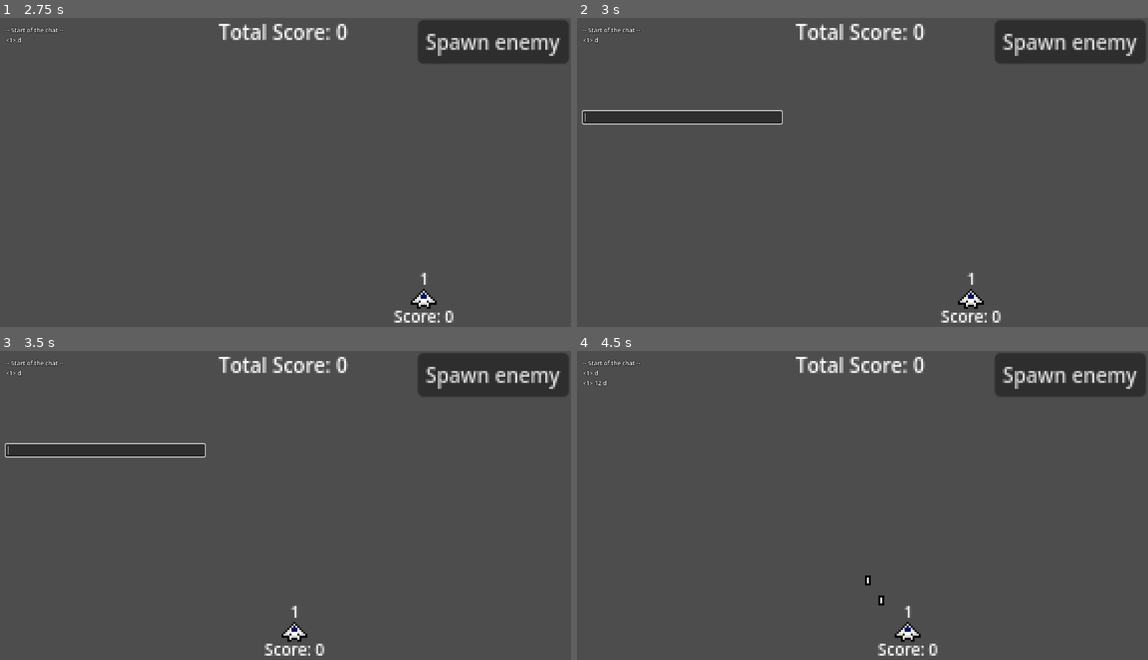
Above: before the commit, frames 1-4 (two rows, left to right).
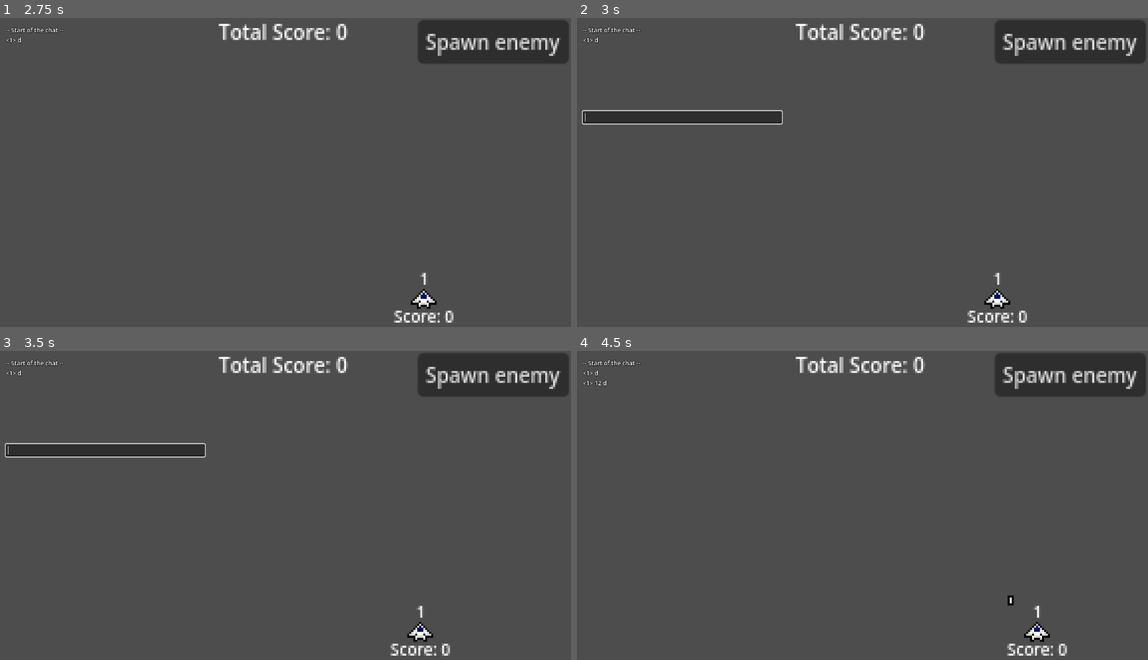
Above: after the commit, the same moments.

Repository: Intedai/MultiplayerShooter
Game: Godot game, scene res://game.tscn
The game is run twice, just before and just after one commit, with the same random seed, the same clock (stepped at 60 frames per second) and the same inputs.
Inputs (mouse positions are in pixels of both pictures, inside the frame that each line leads up to):
- Up to frame 1 (2.75 s): click "Spawn enemy" at 0.5 s; click "Host" at 1.25 s; tap Enter (chat) at 2 s; hold D (move_right) from 2.03 s (still down); hold Enter (chat) from 2.03 s (still down)
- Up to frame 2 (3 s): release D (move_right) at 2.78 s; release Enter (chat) at 2.78 s; hold A (move_left) from 2.78 s (still down); tap Enter (chat) at 2.85 s
- Up to frame 3 (3.5 s): keep holding A (move_left)
- Up to frame 4 (4.5 s): release A (move_left) at 3.5 s; click (679, 449) at 3.52 s; type "12" at 3.6 s; tap Space (shoot) at 4.25, 4.35 s; hold D (move_right) from 4.28 s (still down); hold Enter (chat) from 4.28 s (still down)

Frame 1 is identical in both runs. In frame 2, 0.7% of the frame differs, in the area x 63-79%, y 82-99%; in frame 3, 0.8%; in frame 4, 0.9%, in the area x 50-86%, y 72-99%.

Commit message:
Disable movement when chat is opened

Diff:
--- a/Chat/chat.gd
+++ b/Chat/chat.gd
@@ -1,8 +1,13 @@
 extends Control
+class_name Chat
 
 @onready var chat_text: Label = $MarginContainer/HBoxContainer/VBoxContainer/ScrollContainer/ChatText
 @onready var line_edit: LineEdit = $MarginContainer/HBoxContainer/VBoxContainer/LineEdit
 @onready var scroll_container: ScrollContainer = $MarginContainer/HBoxContainer/VBoxContainer/ScrollContainer
+
+signal chat_opened
+signal chat_closed
+
 
 func _input(event: InputEvent) -> void:
 	if event.is_action_pressed("chat") and !line_edit.has_focus():
@@ -42,6 +47,10 @@
 
 func _toggle_input() -> void:
 	line_edit.visible = not line_edit.visible
+	if line_edit.visible:
+		chat_opened.emit()
+	else:
+		chat_closed.emit()
 
 func scroll_to_bottom() -> void:
 	for i in range(2):
--- a/Player/player.gd
+++ b/Player/player.gd
@@ -9,13 +9,24 @@
 @export var bullet_scene: PackedScene
 @export var speed: int
 
+@onready var chat: Chat = get_parent().get_node("UI").get_node("Chat")
+
 var score = 0
+var can_move = true
 
 func _enter_tree() -> void:
 	set_multiplayer_authority(int(name))
 
 func _ready() -> void:
 	name_label.text = str(name)
+	chat.chat_opened.connect(disable_movement)
+	chat.chat_closed.connect(enable_movement)
+
+func enable_movement():
+	can_move = true
+
+func disable_movement() -> void:
+	can_move = false
 
 @rpc("call_local")
 func shoot() -> void:
@@ -30,7 +41,7 @@
 	score_label.text = "Score: " + str(score)
 
 func _physics_process(_delta: float) -> void:
-	if !is_multiplayer_authority():
+	if !is_multiplayer_authority() or !can_move:
 		return
 	if Input.is_action_just_pressed("shoot"):
 		shoot.rpc()
